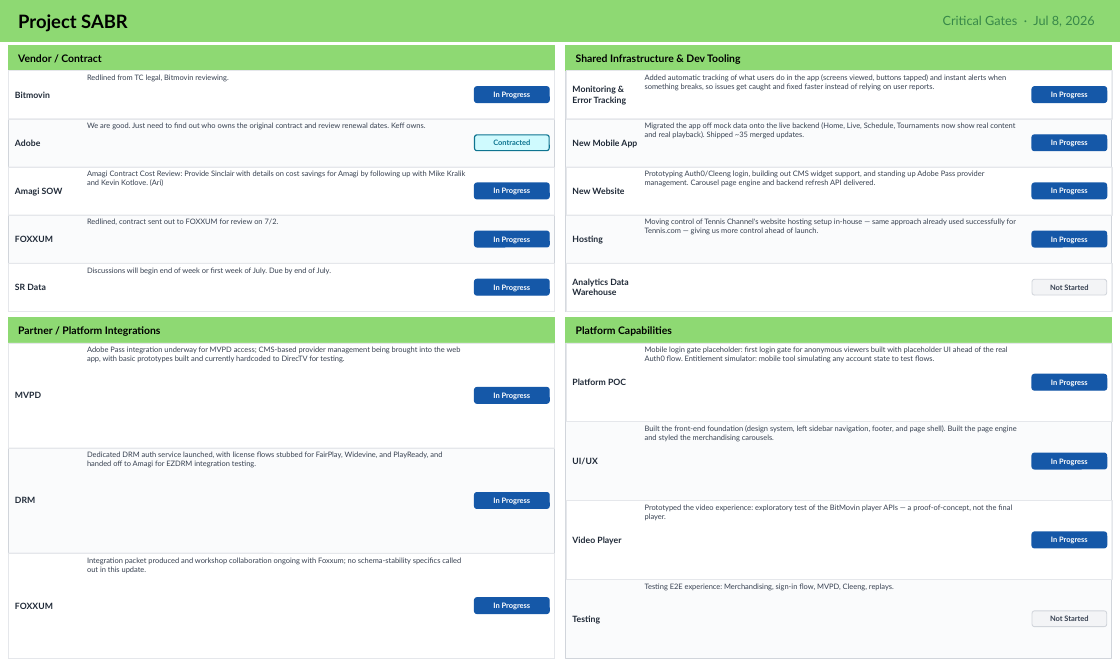
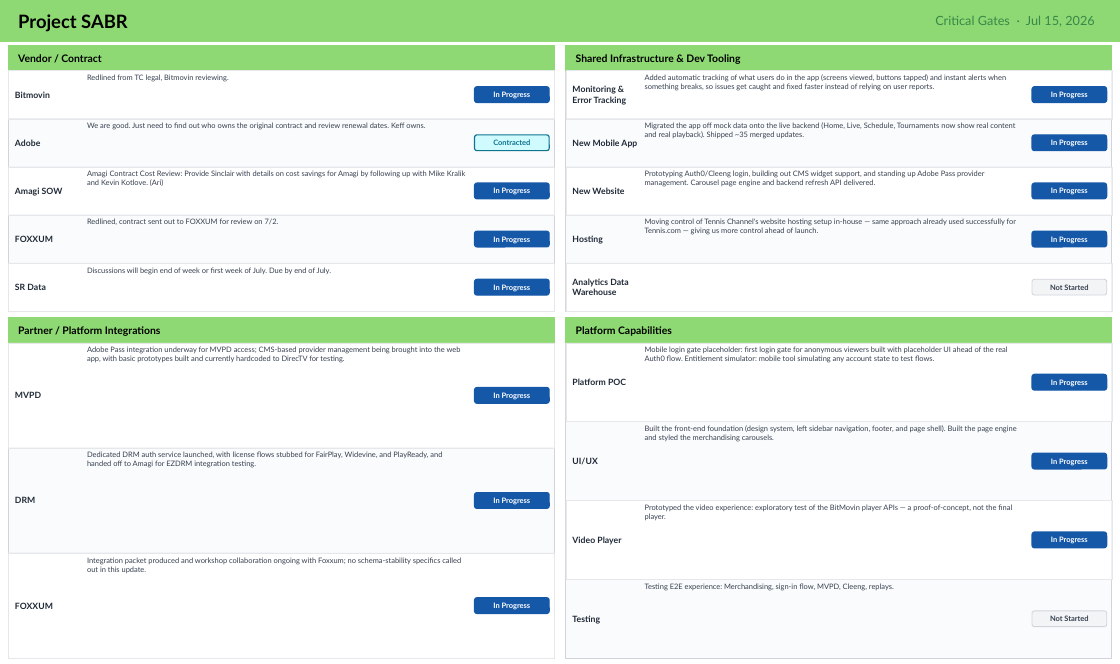
Before and after one commit to jfvtennis/sabr-reporting, a slide deck: slide 2 of SABR_CPR_Component_Status.pptx. Drawn at 1120x664 pixels with LibreOffice and Linux fonts; fonts in the diff are those of the drawing. Boxes give left, top, right and bottom in pixels: in the first picture for what was removed or moved away, otherwise in the second. Text is boxed around its words. In the diff, an @@ line names an element or a change of style, - is before the commit and + after.

```diff
--- a/SABR_CPR_Component_Status.pptx
+++ b/SABR_CPR_Component_Status.pptx
@@ text at [935,16,1094,26]: text changed @@
-Critical Gates · Jul 8, 2026
+Critical Gates · Jul 15, 2026
```
Also in this commit, not shown: 6 other slides changed, 10 other files.
